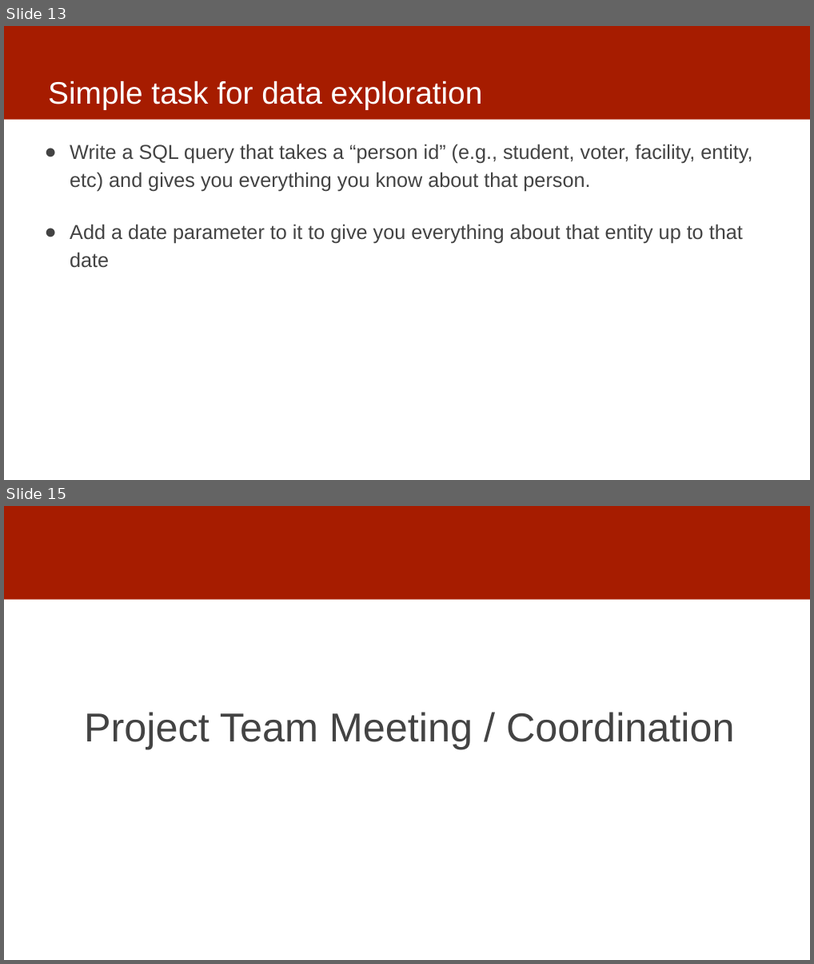
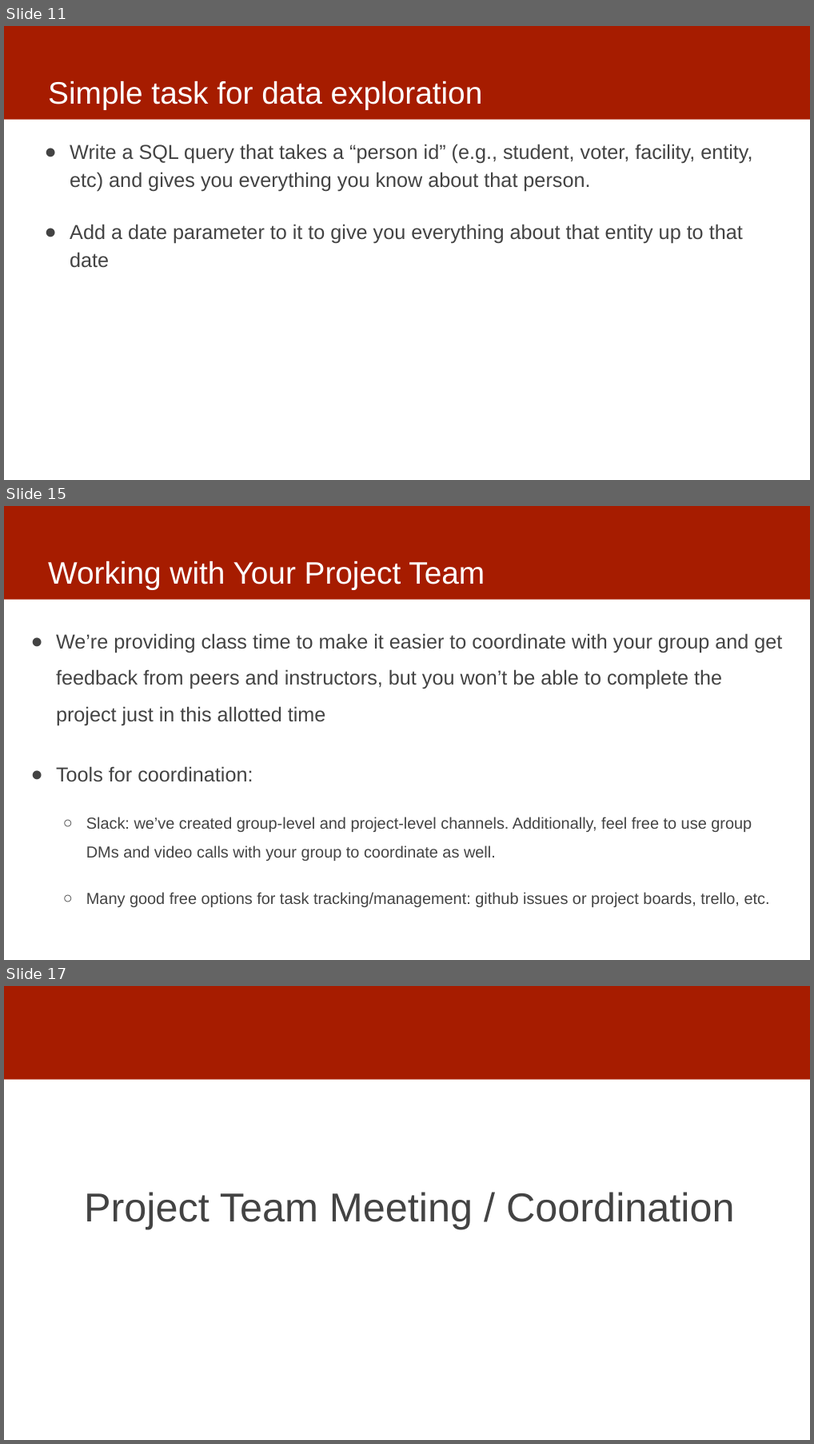
Before and after one commit to dssg/mlforpublicpolicylab, a slide deck: 03 - Data Exploration, Analytical Formulation, and Baselines/data-exploration.pptx. Shown one above the other, each under a label of ours: slides 13 and 15 before the commit, slides 11, 15 and 17 after it; the slides between them are not shown. The pictures are 814x964 and 814x1444 pixels, drawn with LibreOffice and Linux fonts; fonts in the diff are those of the drawing. Boxes give left, top, right and bottom in pixels: in the first picture for what was removed or moved away, otherwise in the second. Text is boxed around its words. In the diff, an @@ line names an element or a change of style, - is before the commit and + after.

```diff
--- a/03 - Data Exploration, Analytical Formulation, and Baselines/data-exploration.pptx
+++ b/03 - Data Exploration, Analytical Formulation, and Baselines/data-exploration.pptx
@@ slide 15 added at bbox=[4, 506, 810, 960], background #FFFFFF; not listed: 1 template element that a slide beside it also shows @@
@@ title added at bbox=[48, 561, 485, 590], 37 pt, text #FFFFFF @@
+Working with Your Project Team
@@ text added at bbox=[56, 633, 782, 907], 19 pt, text #434343 @@
+● We’re providing class time to make it easier to coordinate with your group and get feedback from peers and instructors, but you won’t be able to complete the project just in this allotted time
+● Tools for coordination:
+  ○ Slack: we’ve created group-level and project-level channels. Additionally, feel free to use group DMs and video calls with your group to coordinate as well.
+  ○ Many good free options for task tracking/management: github issues or project boards, trello, etc.
@@ what was slide 13 is now slide 11 @@
@@ what was slide 15 is now slide 17 @@
```
Also in this commit, not shown: 2 slides changed, 3 other slides added, 2 slides removed.
